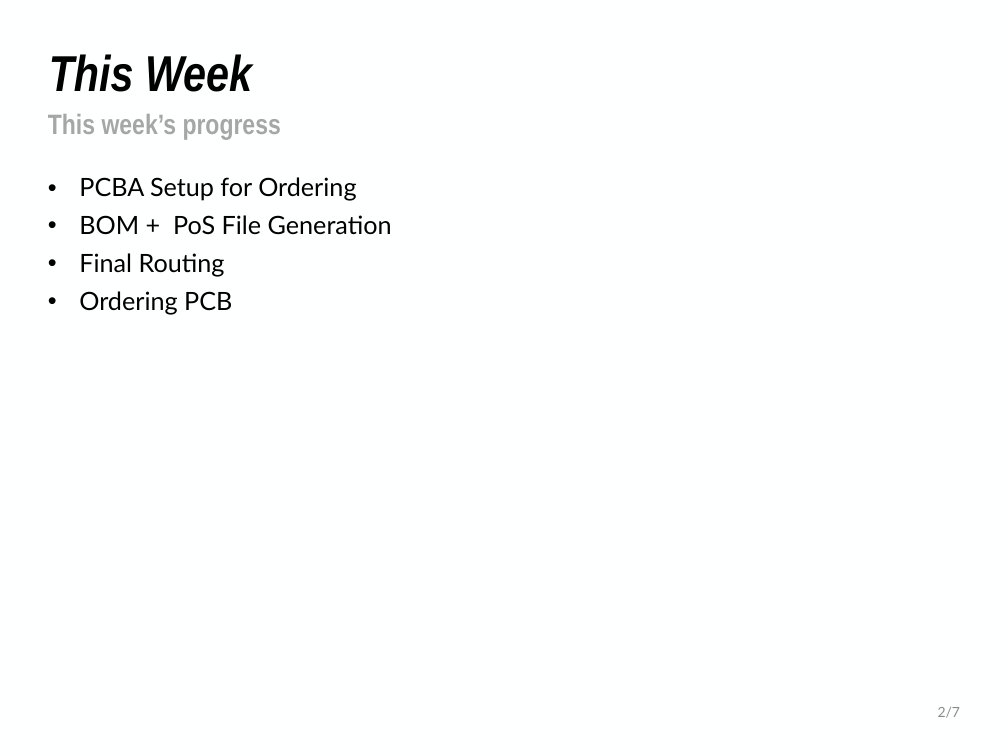
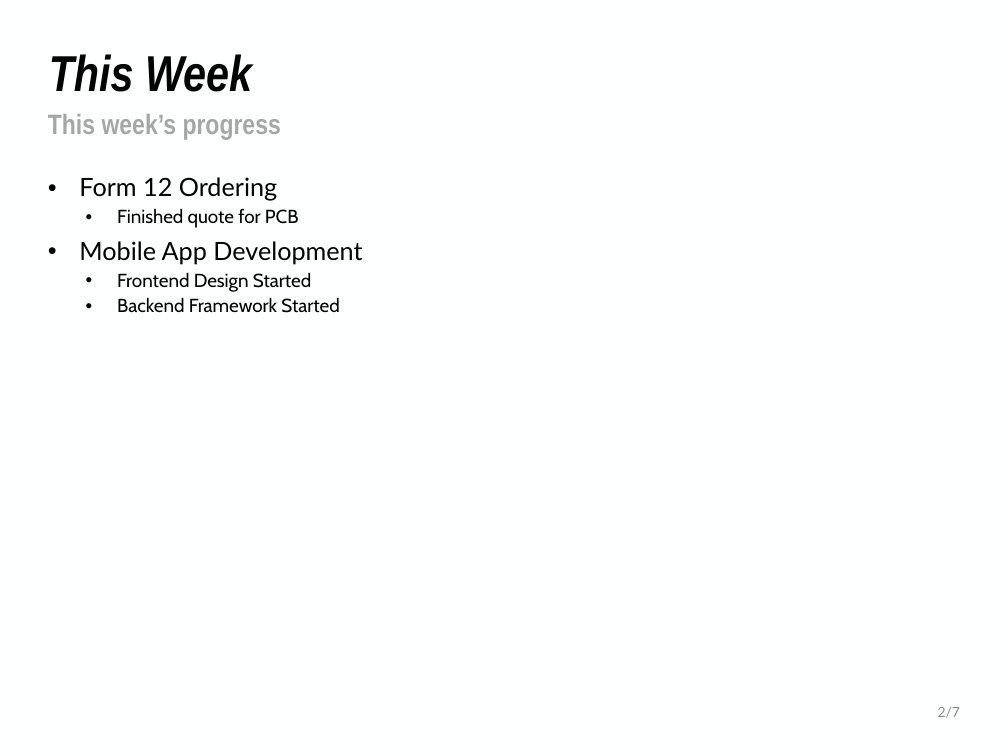
Before and after one commit to NHuang58/Biomedical_Device_PCB, a slide deck: slide 2 of Documentation/Slides/Week_11.pptx. Drawn at 1008x756 pixels with LibreOffice and Linux fonts; fonts in the diff are those of the drawing; background and template pictures are left out. Boxes give left, top, right and bottom in pixels: in the first picture for what was removed or moved away, otherwise in the second. Text is boxed around its words. In the diff, an @@ line names an element or a change of style, - is before the commit and + after.

```diff
--- a/Documentation/Slides/Week_11.pptx
+++ b/Documentation/Slides/Week_11.pptx
@@ text at box(79, 177, 362, 313): text changed; size 18 to 13.5 pt; font Lato to Cabin @@
-• PCBA Setup for Ordering
-• BOM + PoS File Generation
-• Final Routing
-• Ordering PCB
+• Form 12 Ordering
+  • Finished quote for PCB
+• Mobile App Development
+  • Frontend Design Started
+  • Backend Framework Started
```
Also in this commit, not shown: 3 other slides changed, 3 slides added, 4 slides removed, 2 other files.
